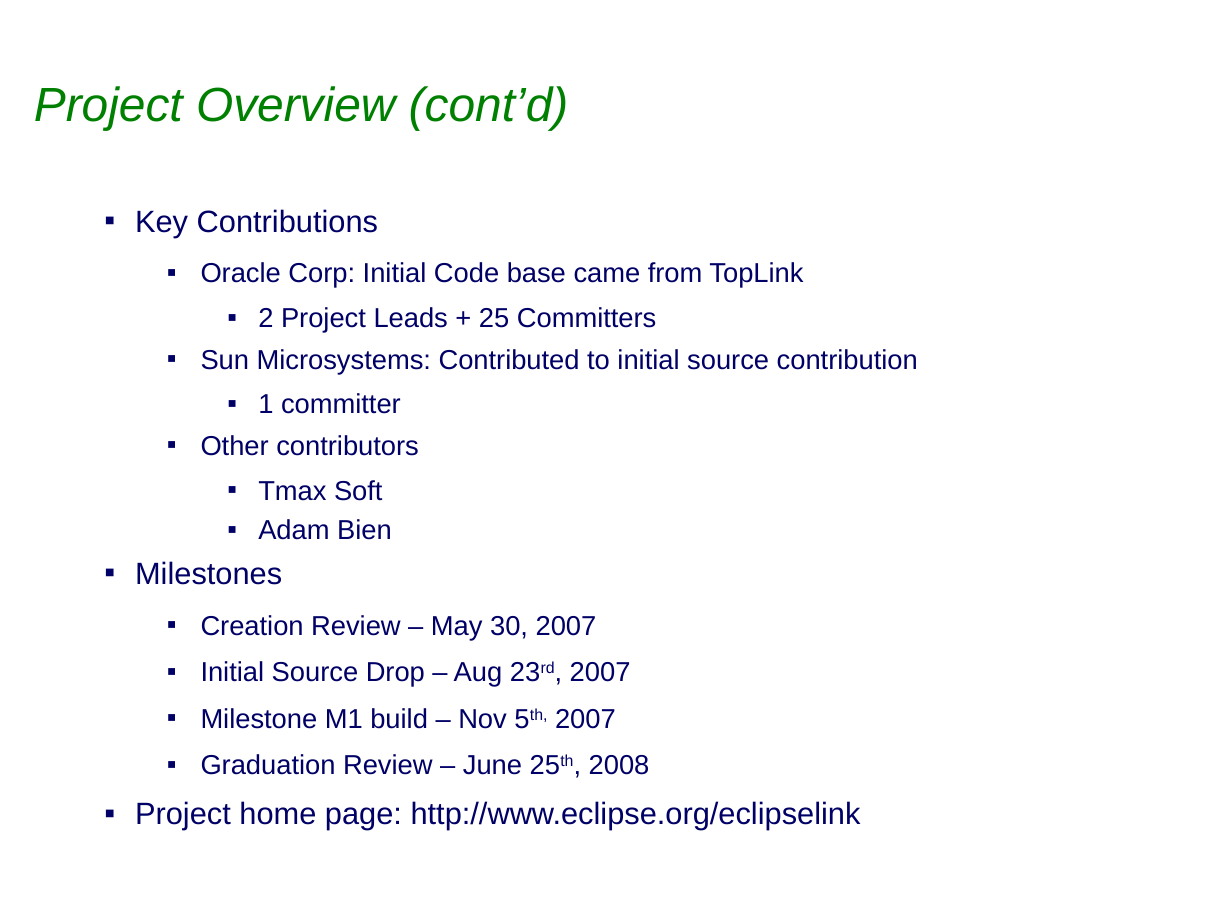
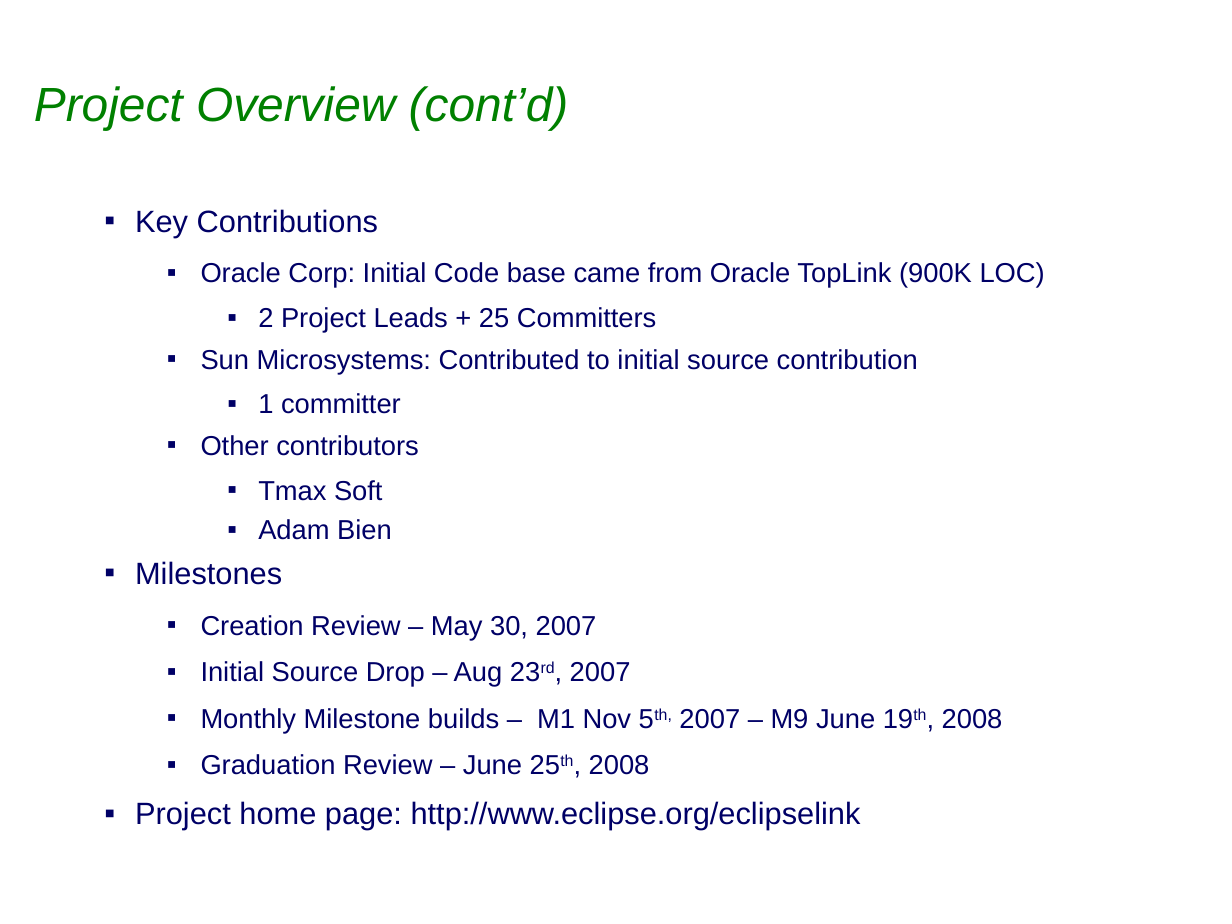
Before and after one commit to bfg-repo-cleaner-demos/eclipselink.runtime-bfg-strip-big-blobs, a slide deck: slide 3 of project-admin/Graduation_Review.ppt. Drawn at 1232x924 pixels with LibreOffice and Linux fonts; fonts in the diff are those of the drawing; background and template pictures are left out. Boxes give left, top, right and bottom in pixels: in the first picture for what was removed or moved away, otherwise in the second. Text is boxed around its words. In the diff, an @@ line names an element or a change of style, - is before the commit and + after.

```diff
--- a/project-admin/Graduation_Review.ppt
+++ b/project-admin/Graduation_Review.ppt
@@ text at (201,262,1045,288): text changed @@
-  ▪ Oracle Corp: Initial Code base came from TopLink
+  ▪ Oracle Corp: Initial Code base came from Oracle TopLink (900K LOC)
@@ text at (201,708,1003,733): text changed @@
-  ▪ Milestone M1 build – Nov 5th, 2007
+  ▪ Monthly Milestone builds – M1 Nov 5th, 2007 – M9 June 19th, 2008
```
Also in this commit, not shown: 7 other slides changed, 1 slide added, 1 other file.
